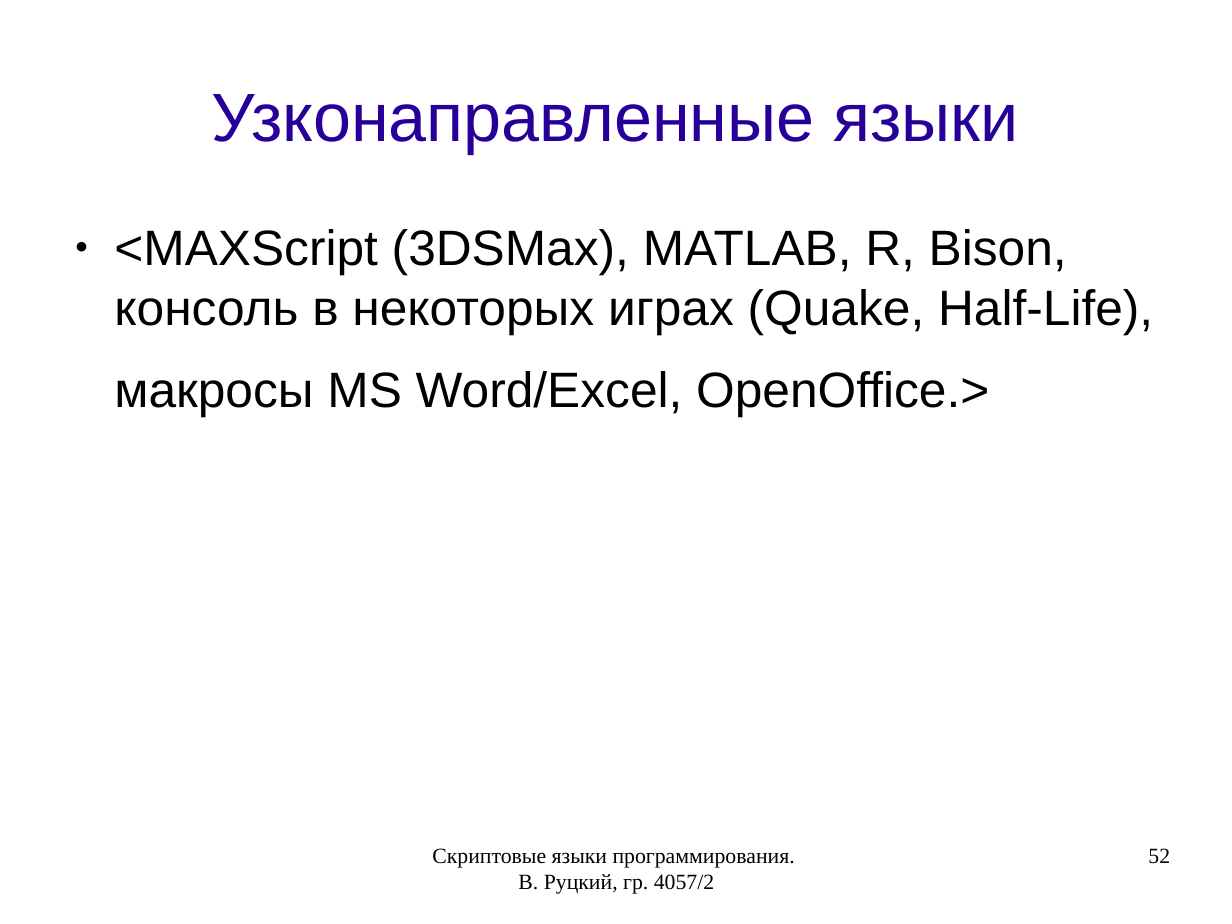
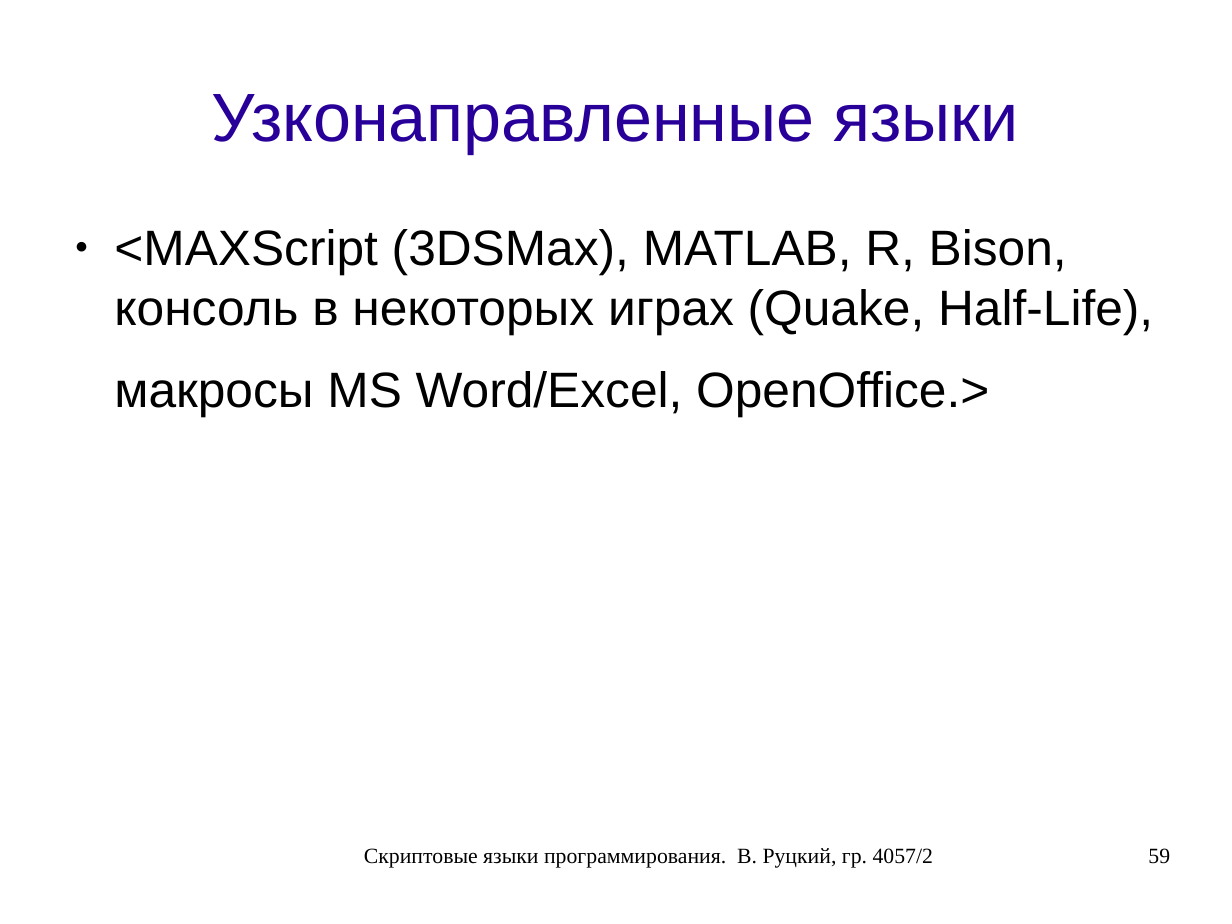
Before and after one commit to rutsky/semester07, a slide deck: slide 59 of Operation_systems/scripting_languages/40572_Rutsky_Scripting_languages.odp (slide 52 before the commit). Drawn at 1232x924 pixels with LibreOffice and Linux fonts; fonts in the diff are those of the drawing. Boxes give left, top, right and bottom in pixels: in the first picture for what was removed or moved away, otherwise in the second. Text is boxed around its words. In the diff, an @@ line names an element or a change of style, - is before the commit and + after.

```diff
--- a/Operation_systems/scripting_languages/40572_Rutsky_Scripting_languages.odp
+++ b/Operation_systems/scripting_languages/40572_Rutsky_Scripting_languages.odp
@@ text "Скриптовые языки программирования. В. Руцкий, ..." rewrapped from (x1=432, y1=848, x2=795, y2=894) to (x1=364, y1=848, x2=933, y2=868) @@
@@ page number removed at (x1=1148, y1=848, x2=1170, y2=864) @@
-52
@@ page number added at (x1=1148, y1=848, x2=1170, y2=864), 14 pt, text #000000 @@
+59
```
Also in this commit, not shown: 54 other slides changed, 7 slides added.
